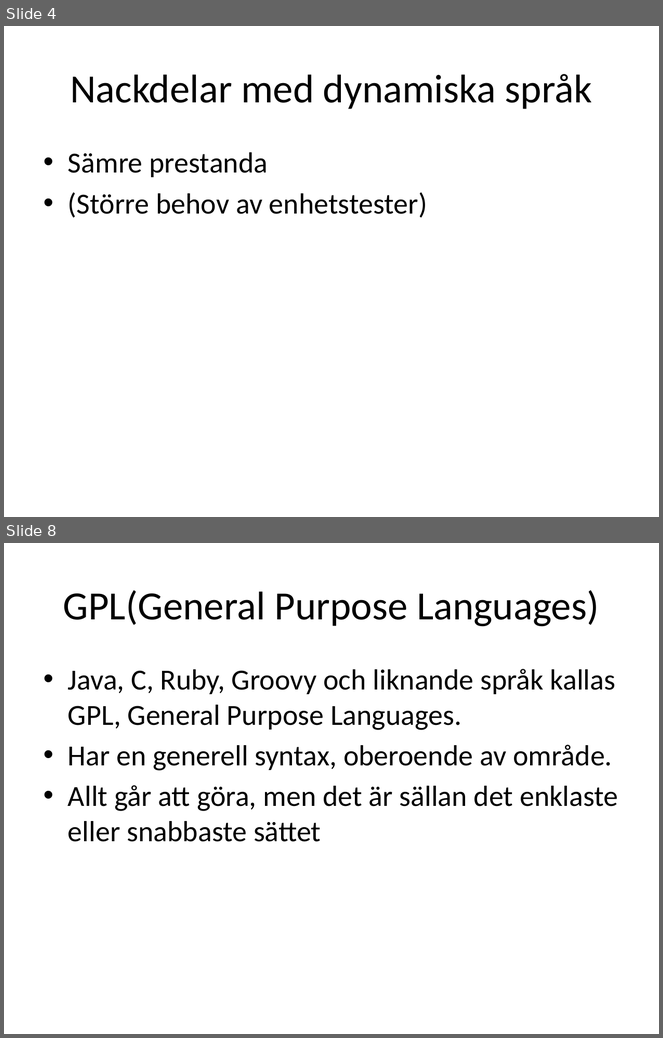
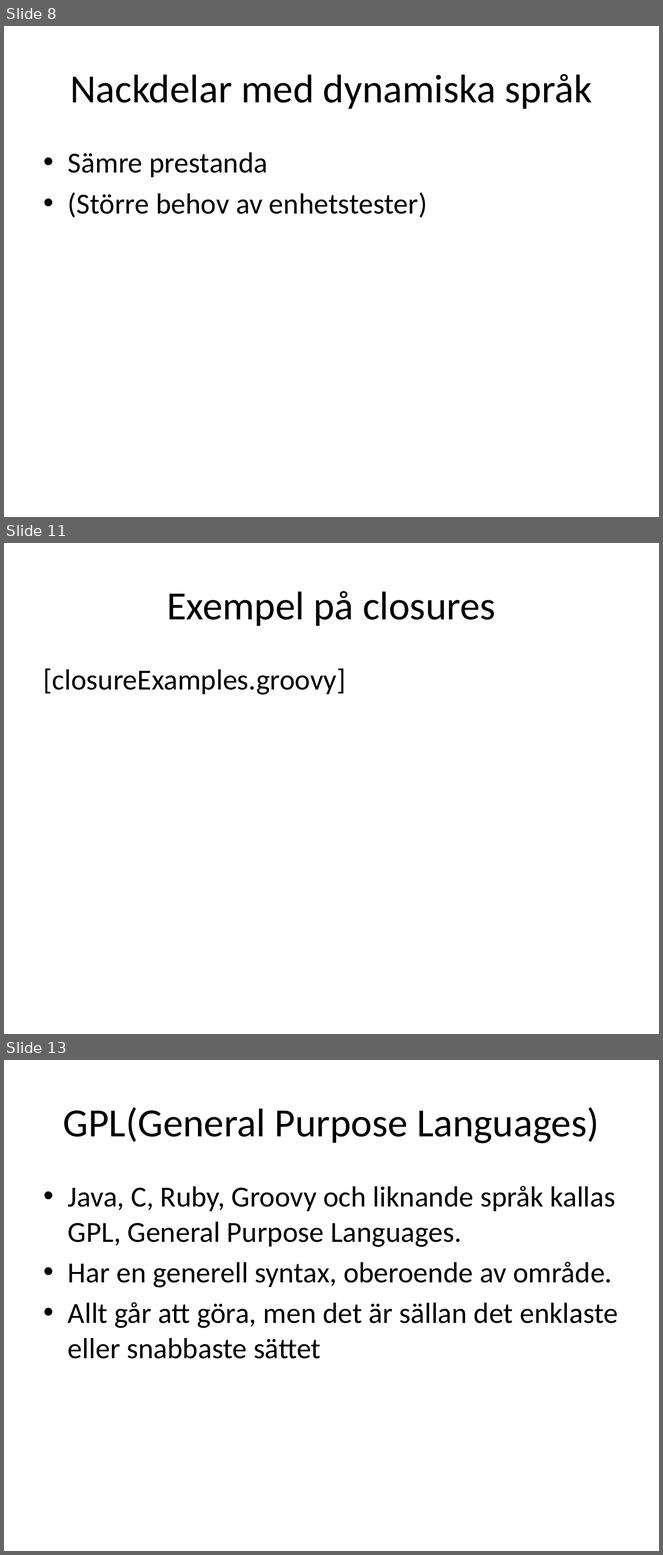
Before and after one commit to me97esn/groovyseminarium, a slide deck: groovyseminarie/dokument/groovyseminarium_source.pptx. Shown one above the other, each under a label of ours: slides 4 and 8 before the commit, slides 8, 11 and 13 after it; the slides between them are not shown. The pictures are 663x1038 and 663x1555 pixels, drawn with LibreOffice and Linux fonts; fonts in the diff are those of the drawing. Boxes give left, top, right and bottom in pixels: in the first picture for what was removed or moved away, otherwise in the second. Text is boxed around its words. In the diff, an @@ line names an element or a change of style, - is before the commit and + after.

```diff
--- a/groovyseminarie/dokument/groovyseminarium_source.pptx
+++ b/groovyseminarie/dokument/groovyseminarium_source.pptx
@@ slide 11 added at <box>4,543,659,1034</box>, background #FFFFFF @@
@@ title added at <box>167,591,495,626</box>, 44 pt, text #000000 @@
+Exempel på closures
@@ text added at <box>44,668,346,695</box>, 32 pt, text #000000 @@
+[closureExamples.groovy]
@@ what was slide 4 is now slide 8 @@
@@ what was slide 8 is now slide 13 @@
```
Also in this commit, not shown: 4 slides changed, 4 other slides added, 2 other files.
